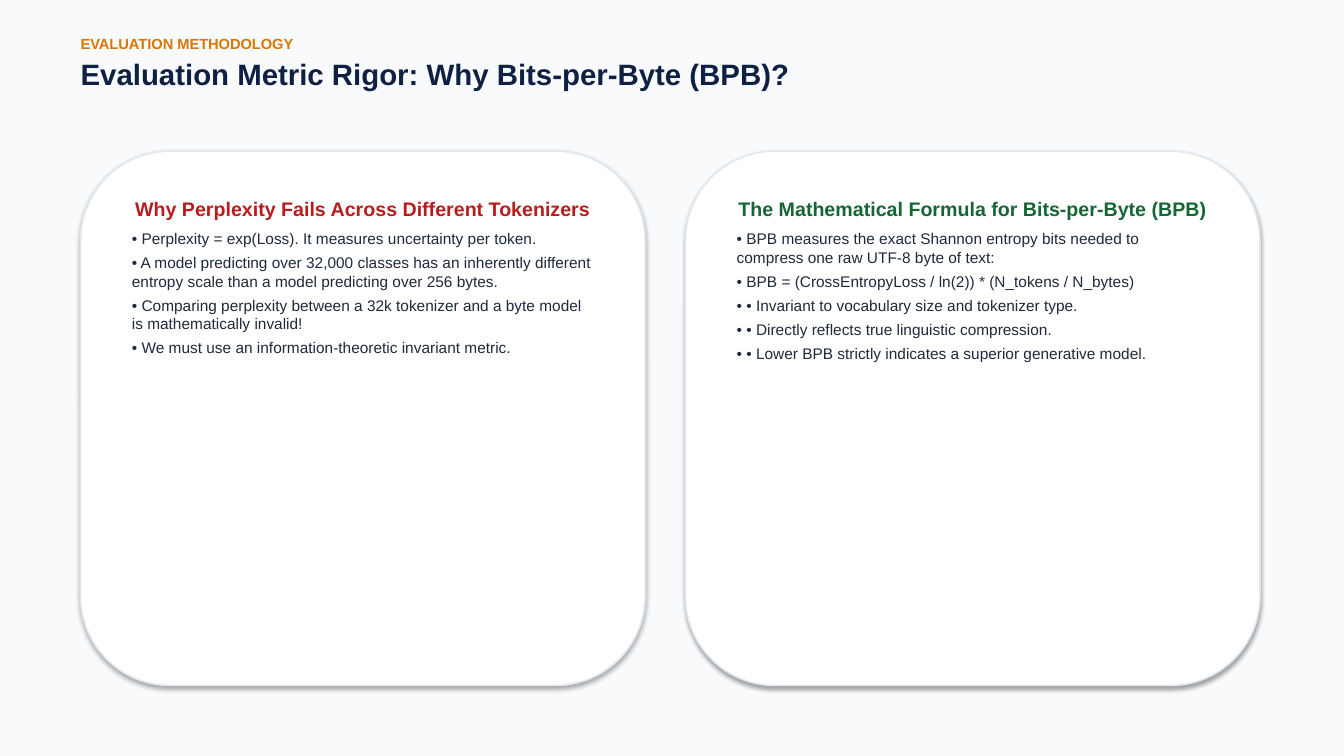
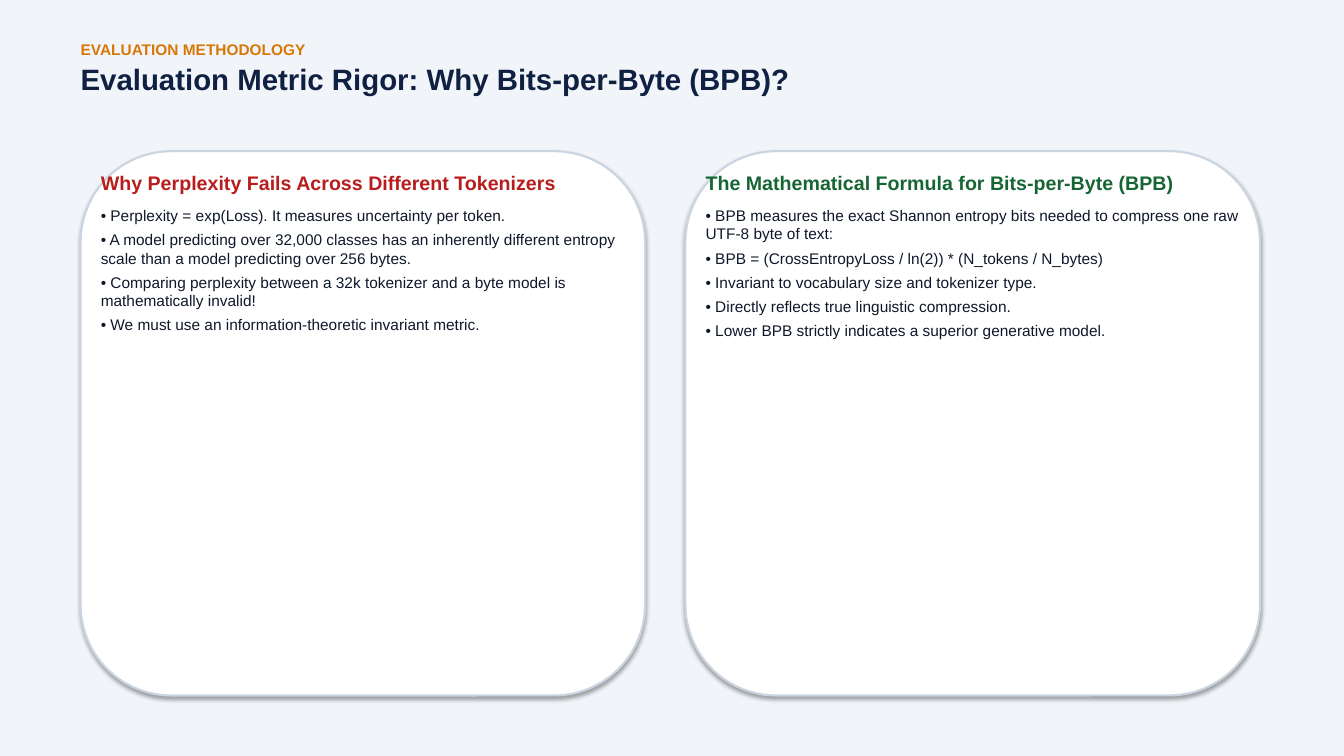
Before and after one commit to BekiChemeda/ML-Research, a slide deck: slide 19 of AMHARIC_MAMBA_PRESENTATION.pptx. Drawn at 1344x756 pixels with LibreOffice and Linux fonts; fonts in the diff are those of the drawing. Boxes give left, top, right and bottom in pixels: in the first picture for what was removed or moved away, otherwise in the second. Text is boxed around its words. In the diff, an @@ line names an element or a change of style, - is before the commit and + after.

Commit message:
Fix text rendering across all 31 slides in PPTX and PDF

```diff
--- a/AMHARIC_MAMBA_PRESENTATION.pptx
+++ b/AMHARIC_MAMBA_PRESENTATION.pptx
@@ background #F8FAFC to #F1F5F9 @@
@@ text at bbox=[81, 44, 306, 55]: size 10.5 to 11 pt in "EVALUATION METHODOLOGY" @@
@@ rounded rectangle: place and size @@
-rounded rectangle at bbox=[81, 151, 645, 686]
+rounded rectangle at bbox=[81, 151, 645, 696]
@@ rounded rectangle at bbox=[81, 151, 645, 696]: outline #E2E8F0 1.2 pt to #CBD5E1 1.5 pt @@
@@ text added at bbox=[101, 175, 615, 330], 11 pt, text #0F172A @@
+Why Perplexity Fails Across Different Tokenizers
+• Perplexity = exp(Loss). It measures uncertainty per token.
+• A model predicting over 32,000 classes has an inherently different entropy scale than a model predicting over 256 bytes.
+• Comparing perplexity between a 32k tokenizer and a byte model is mathematically invalid!
+• We must use an information-theoretic invariant metric.
@@ rounded rectangle added at bbox=[686, 151, 1260, 696], fill #FFFFFF, outline #CBD5E1 1.5 pt @@
@@ text at bbox=[706, 175, 1238, 267]: text colour #1E293B to #0F172A in "• BPB measures the exact Shannon entropy ...", "• BPB = (CrossEntropyLoss / ln(2)) * ..."; alignment centre to left; more space between paragraphs @@
@@ text "The Mathematical Formula for Bits-per-Byte ...": place and size @@
-text "The Mathematical Formula for Bits-per-Byte ..." at bbox=[686, 151, 1260, 686]
+text "The Mathematical Formula for Bits-per-Byte ..." at bbox=[706, 175, 1238, 339]
@@ text "The Mathematical Formula for Bits-per-Byte ..." at bbox=[706, 175, 1238, 339]: fill #FFFFFF to none; outline #E2E8F0 1.2 pt to none; shadow off @@
@@ text in rounded rectangle at bbox=[132, 201, 590, 353]: text removed @@
-Why Perplexity Fails Across Different Tokenizers
-• Perplexity = exp(Loss). It measures uncertainty per token.
-• A model predicting over 32,000 classes has an inherently different entropy scale than a model predicting over 256 bytes.
-• Comparing perplexity between a 32k tokenizer and a byte model is mathematically invalid!
-• We must use an information-theoretic invariant metric.
@@ text at bbox=[715, 277, 1105, 339]: text changed; text colour #1E293B to #0F172A @@
-• • Invariant to vocabulary size and tokenizer type.
-• • Directly reflects true linguistic compression.
-• • Lower BPB strictly indicates a superior generative model.
+• Invariant to vocabulary size and tokenizer type.
+• Directly reflects true linguistic compression.
+• Lower BPB strictly indicates a superior generative model.
```
Also in this commit, not shown: 29 other slides changed, 1 other file.
